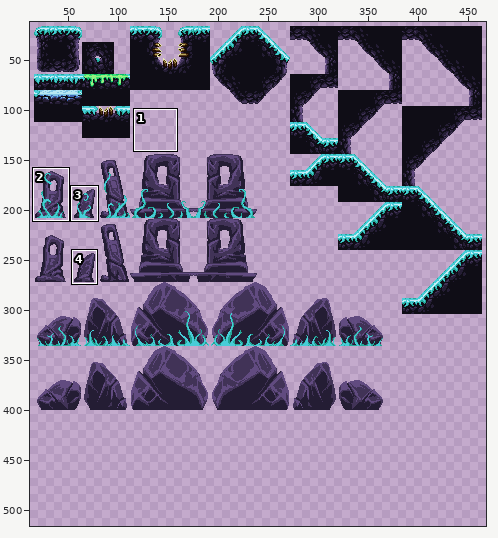
Sprite sheet -- Assets/Maps/Tiletsets/akubi_tileset_1.png. The first picture is a wide view before the edit; the outline marks the close-up.
Close-up. Before the commit:
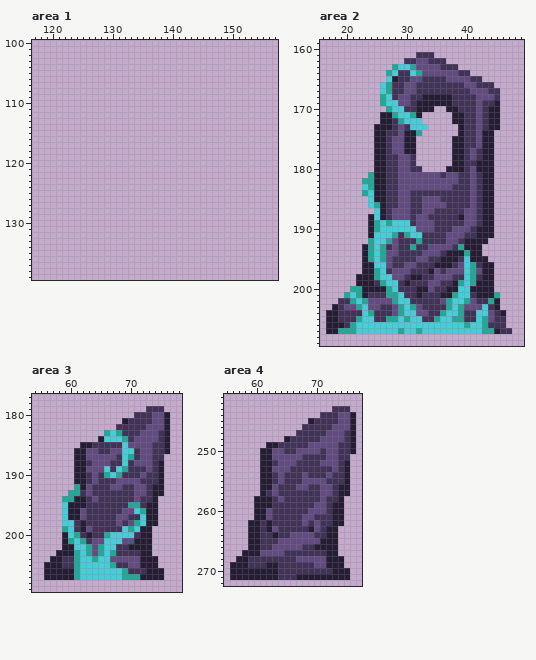
The file is 496x416 pixels. Shown: area 1: x 117..157, y 100..139; area 2: x 16..49, y 159..209; area 3: x 54..78, y 177..209; area 4: x 55..77, y 241..272. The old version is drawn lined up with the new one, on the new canvas. The wide view leaves out empty margins. The commit also changed other parts of the picture, which this record leaves out.
Now the later version:
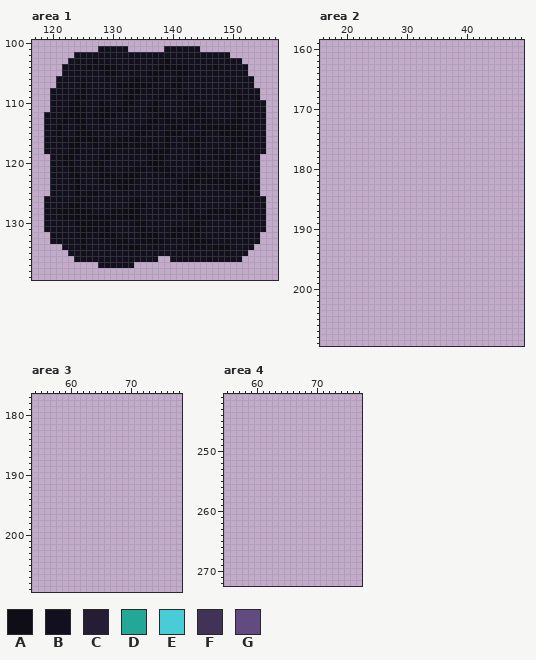
Palette (. is transparent): A #0f0d16  B #12101f  C #241d34  D #23a797  E #48ccd7  F #413357  G #614b80
What changed:
canvas 496x416 -> 496x544
Changed rows in their new state; - is an unchanged pixel.
Area 1:
first column x 119:
101 ---------BBBBB------BBBBBB-----------
102 -----BBBBBBBBBBBBBBBBBBBBBBBBBB------
103 ----BBBBABBBBBBBBBBBABBBBBBBBBBBB----
104 ---BBBBABAAABBBBBBBAAAAABBBBABBBBB---
105 ---BBBBBBBAABBBBBAAABBAABBBBBBBBBB---
106 --BBBBBBBBBBBBBABBABBBABBBBBBBBBBBB--
107 --BBBBABBBBBAAAAAABBBAABBBBBBBBBBBB--
108 -BBBBBABBBBBBBAABBBBABABBBBBBBBABBBB-
109 -BBBBAABBBBBBAABBBBABBBABBBBBBBBABBB-
110 -BBBAABBBABBBAABBBABBBBBABBBBBBBABBBB
111 -BBBAAABBAABAABBBAABBBBBBAABBBBBABBBB
112 BBBAAAABAAAABBBBBBBAABBBAAABBBBBABBBB
113 BBBABAABBABBBBBBBAABAABAABAABBBAABBBB
114 BBABBBABBBBBBBBBAABBBAAABBAAAAAAABBBB
115 BBABBAAABBBBBBBAABBBAAABBBABBAAAAABBB
116 BBBABAAAABBBAAAABBBBABBAAAABBBBAAABBB
117 BBBBAABBABAAAABAAABBABBBAABBBBBABABBB
118 BBBBAABBBBAABBBBBAAAABBBBABBABBABBABB
119 -BBAABBBBAABBBBBBBAABBBBBABBBAAABBBB-
120 -BBAABBBAABBBBBBBAAABBBBBABBBBABBBBB-
121 -BBBABBBBABBBBBAABAAABBBBAABBBABBBBB-
122 -BBBAABBBAAABAAABBBBAABBAAAABAABBBBB-
123 -BBBBABBBABAAAABBBBBBBAAAABAAAAAAABB-
124 -BBBBABBBBBBAABBBBBBBBBAABBBBBAAAAAB-
125 -BBBBABAABBBBBBBBBBBBBBABBBBBBBBBBAB-
126 BBBBBBAABBBBBBBABBBBBBAABBBBBBBBBABBB
127 BBBBAABBBBBBBBAAABBAAABAABBBBBBBAABBB
128 BBAAAAAABBBAAAAABBBBBBBBABBAAAAAABBBB
129 BBBAAAAAAAAAAAAABBBBBBBBAAAABBBAABBBB
130 BBBBBAAAAAABBBBAABBBBBBBBAABBBBBABBBB
131 BBBBBBAAABABBBBBABBBBAAAAABBBBBBBBBBB
132 -BBBBBABBAAABBBBAAABBAABAABBBBBBBBBB-
133 -BBBBBABBBBAAABBAAAABBBBAAAABBBBBBBB-
134 ---BBBABBBBBABAABBBBBBBBABABAAABBBB--
135 ----BBBBBBBBBBBBBBBBBBBBBBBBBBBBBB---
136 -----BBBBBBBBBBBBBB--BBBBBBABBBBB----
137 ---------BBBBBB----------------------
Area 2:
first column x 17:
161 ---------------...-------------
162 -------------.......-----------
163 -----------...........---------
164 ----------..............-------
165 ----------................-----
166 ---------...................---
167 ---------....................--
168 ---------....................--
169 ---------....................--
170 ----------........--.........--
171 ---------.......-----........--
172 ---------.......-----........--
173 --------.........-----.......--
174 --------........------......---
175 --------.......------.......---
176 --------.......------.......---
177 --------.......------.......---
178 --------.......------.......---
179 --------.......------.......---
180 --------........----........---
181 -------.....................---
182 ------......................---
183 ------......................---
184 ------......................---
185 -------.....................---
186 -------.....................---
187 --------....................---
188 -------.....................---
189 -------.....................---
190 -------.....................---
191 -------.....................---
192 -------....................----
193 ------....................-----
194 ------....................-----
195 ------.....................----
196 ------......................---
197 ------......................---
198 -----.......................---
199 -----.......................---
200 ----........................---
201 ---..........................--
202 --...........................--
203 -............................--
204 ..............................-
205 ..............................-
206 ..............................-
207 ...............................
Area 3:
first column x 56:
179 -----------------...-
180 ---------------......
181 -------------........
182 ------------.........
183 ----------...........
184 ---------............
185 ------...............
186 -----................
187 -----...............-
188 -----...............-
189 -----...............-
190 -----...............-
191 -----...............-
192 -----...............-
193 ----................-
194 ---................--
195 ---................--
196 ---................--
197 ---................--
198 ---................--
199 ---...............---
200 ---...............---
201 ---...............---
202 ---...............---
203 --................---
204 -..................--
205 ...................--
206 ....................-
207 ....................-
Area 4:
first column x 56:
243 -----------------...-
244 ---------------......
245 -------------........
246 ------------.........
247 -----------..........
248 ---------............
249 ------...............
250 -----................
251 -----...............-
252 -----...............-
253 -----...............-
254 -----...............-
255 -----...............-
256 -----...............-
257 -----...............-
258 ----...............--
259 ----...............--
260 ----...............--
261 ----...............--
262 ---................--
263 ---...............---
264 ---...............---
265 ---...............---
266 ---...............---
267 --................---
268 -..................--
269 ...................--
270 ....................-
271 ....................-
Changed places in both close-ups, as pixel boxes (x1, y1, x2, y2):
added: (44, 46, 266, 268)
erased: (326, 52, 512, 334)
erased: (44, 406, 170, 580)
erased: (230, 406, 356, 580)
